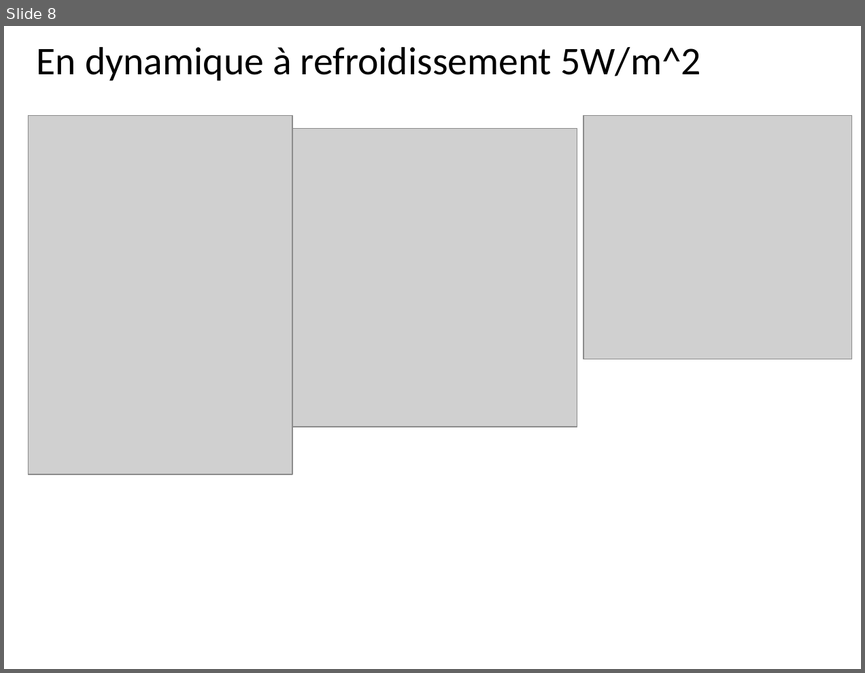
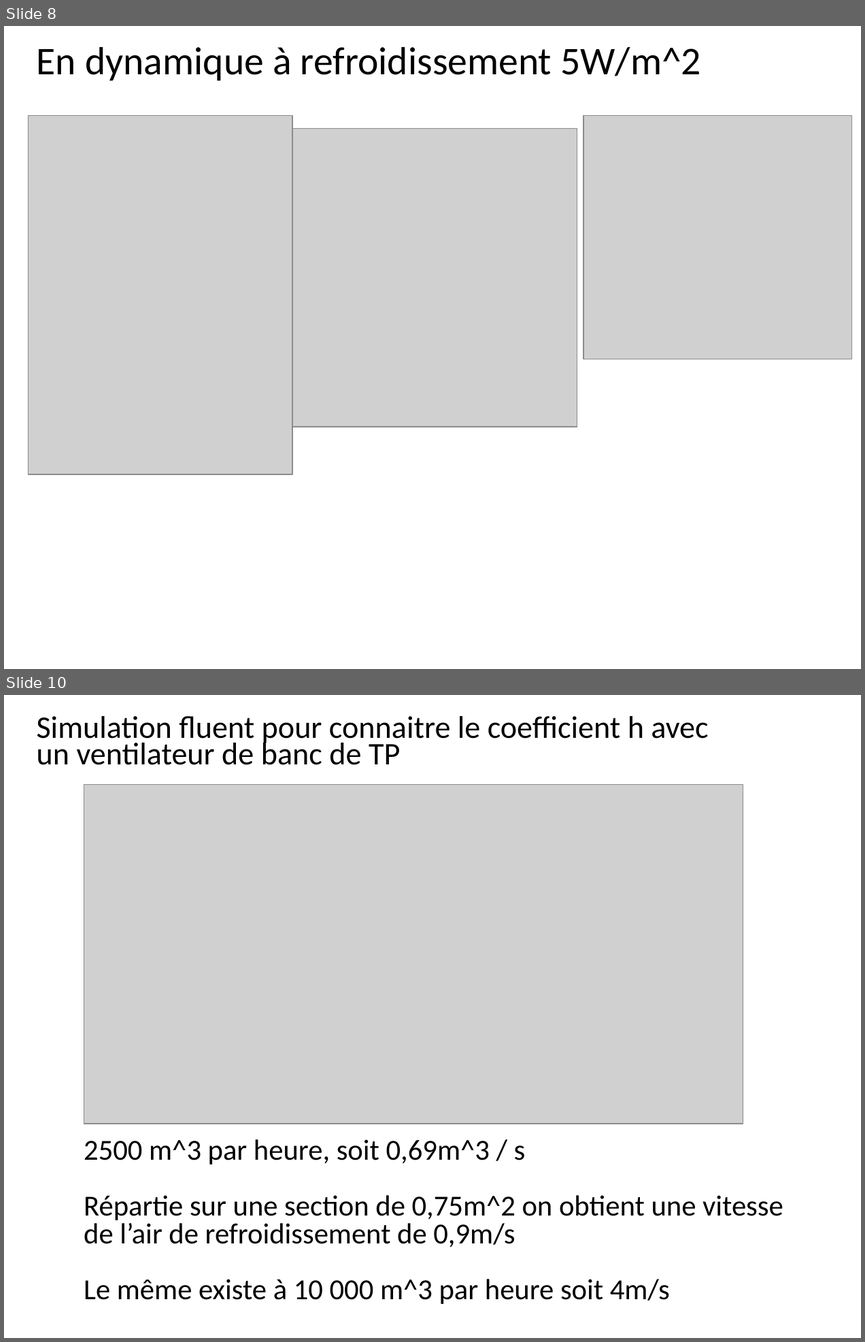
Before and after one commit to EOSCogniton/Bench01-EPSA, a slide deck: 01-Maquettes Primitives/refroidissement_res/Evaluation refroidissement banc BASTIE.pptx. Shown one above the other, each under a label of ours: slide 8 before the commit, slides 8 and 10 after it; the slides between them are not shown. The pictures are 865x673 and 865x1342 pixels, drawn with LibreOffice and Linux fonts; fonts in the diff are those of the drawing; grey boxes stand for pictures. Boxes give left, top, right and bottom in pixels: in the first picture for what was removed or moved away, otherwise in the second. Text is boxed around its words. In the diff, an @@ line names an element or a change of style, - is before the commit and + after.

```diff
--- a/01-Maquettes Primitives/refroidissement_res/Evaluation refroidissement banc BASTIE.pptx
+++ b/01-Maquettes Primitives/refroidissement_res/Evaluation refroidissement banc BASTIE.pptx
@@ slide 10 added at bbox=[4, 695, 861, 1338], background #FFFFFF @@
@@ text added at bbox=[37, 716, 708, 765], 26.4 pt, text #000000 @@
+Simulation fluent pour connaitre le coefficient h avec un ventilateur de banc de TP
@@ picture added at bbox=[84, 784, 743, 1123] @@
@@ text added at bbox=[84, 1139, 783, 1304], 24.4 pt, text #000000 @@
+2500 m^3 par heure, soit 0,69m^3 / s
+Répartie sur une section de 0,75m^2 on obtient une vitesse de l’air de refroidissement de 0,9m/s
+Le même existe à 10 000 m^3 par heure soit 4m/s
```
Also in this commit, not shown: 4 slides changed, 3 other slides added, 1 slide removed.
